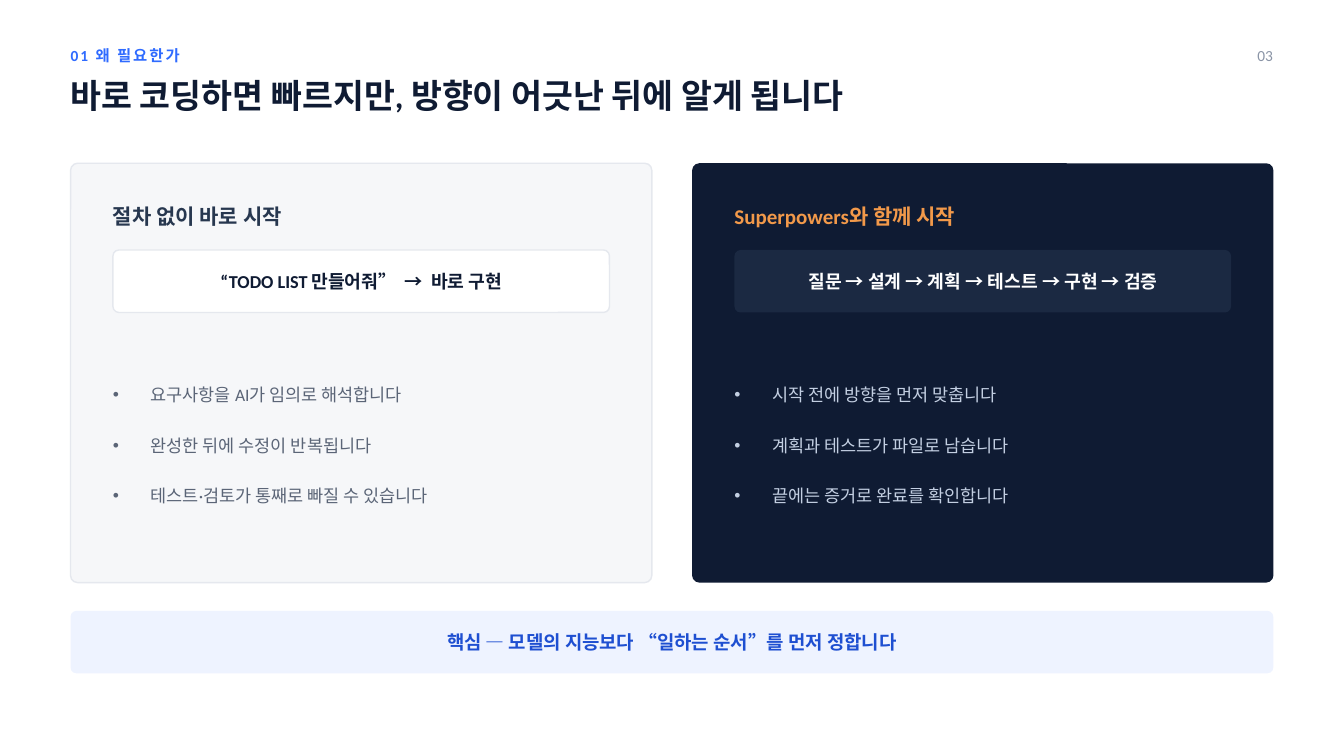
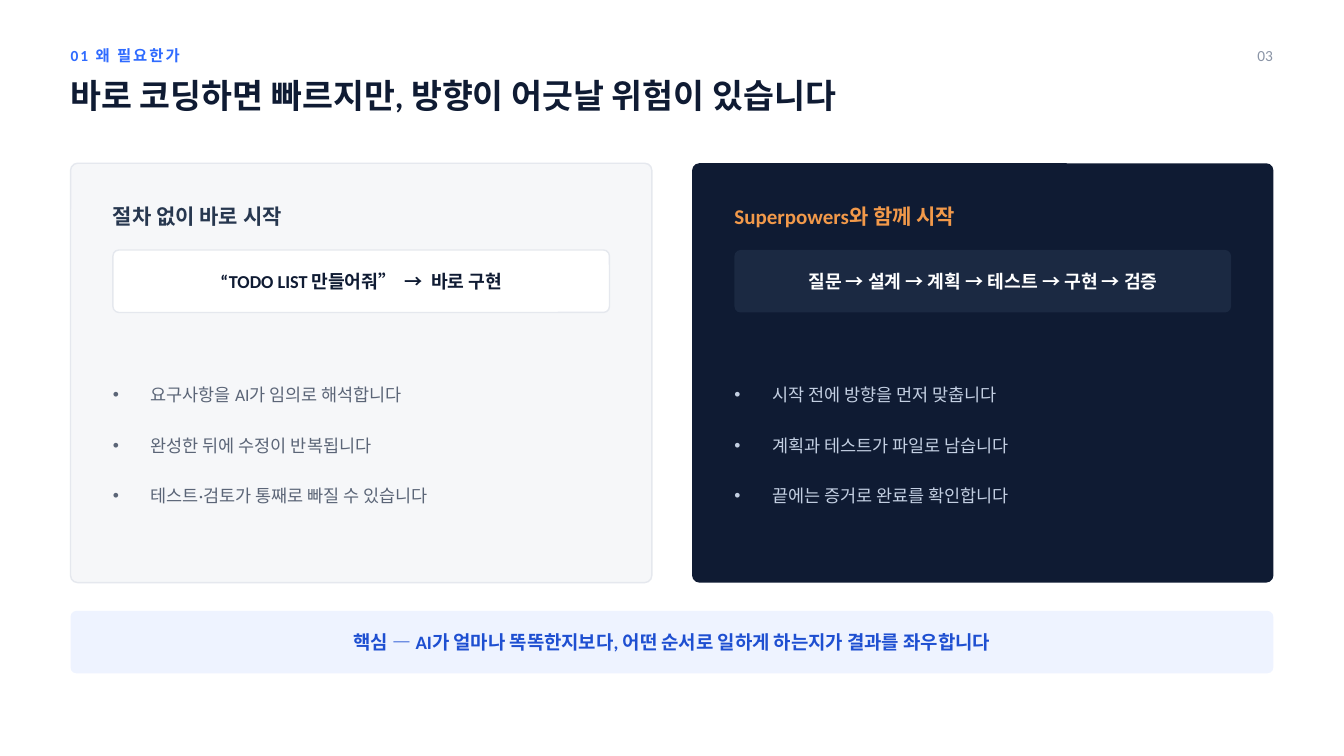
Before and after one commit to jmkm0520-glitch/Study, a slide deck: slide 3 of presentation/Superpowers_Codex_10min.pptx. Drawn at 1344x756 pixels with LibreOffice and Linux fonts; fonts in the diff are those of the drawing. Boxes give left, top, right and bottom in pixels: in the first picture for what was removed or moved away, otherwise in the second. Text is boxed around its words. In the diff, an @@ line names an element or a change of style, - is before the commit and + after.

```diff
--- a/presentation/Superpowers_Codex_10min.pptx
+++ b/presentation/Superpowers_Codex_10min.pptx
@@ text at <box>71,79,836,113</box>: text changed @@
-바로 코딩하면 빠르지만, 방향이 어긋난 뒤에 알게 됩니다
+바로 코딩하면 빠르지만, 방향이 어긋날 위험이 있습니다
@@ text at <box>354,633,991,652</box>: text changed @@
-핵심 — 모델의 지능보다 “일하는 순서”를 먼저 정합니다
+핵심 — AI가 얼마나 똑똑한지보다, 어떤 순서로 일하게 하는지가 결과를 좌우합니다
```
Also in this commit, not shown: 1 other file.
